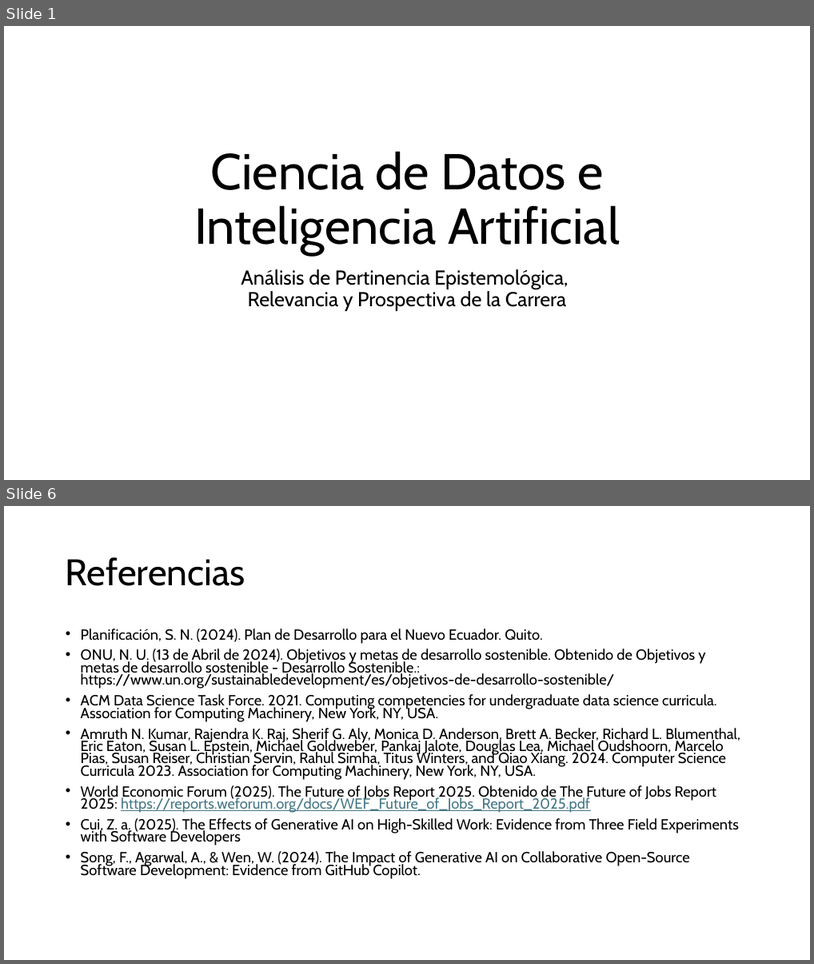
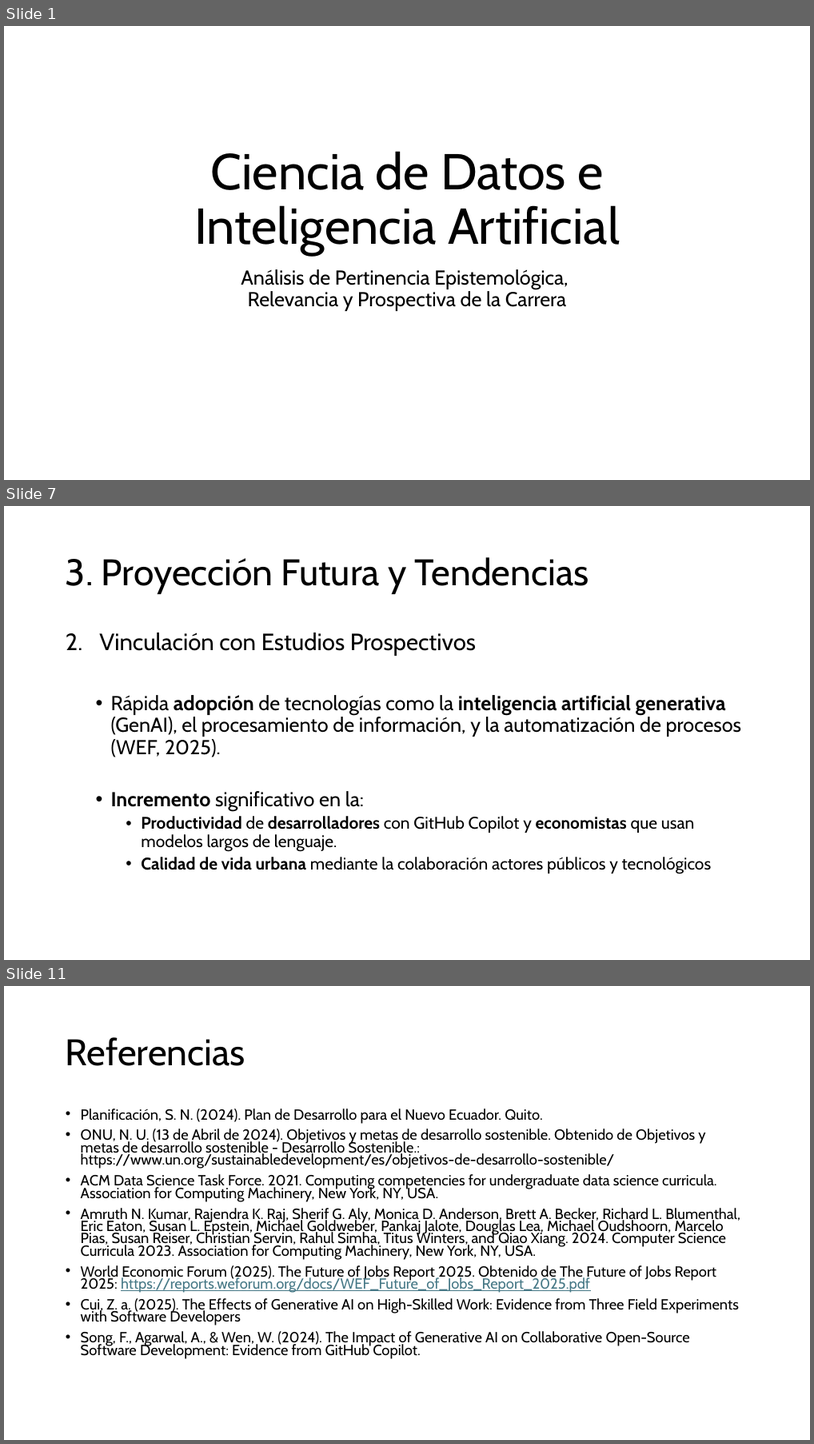
Before and after one commit to aavendan/cdia, a slide deck: 03 Presentación.pptx. Shown one above the other, each under a label of ours: slides 1 and 6 before the commit, slides 1, 7 and 11 after it; the slides between them are not shown. The pictures are 814x964 and 814x1444 pixels, drawn with LibreOffice and Linux fonts; fonts in the diff are those of the drawing. Boxes give left, top, right and bottom in pixels: in the first picture for what was removed or moved away, otherwise in the second. Text is boxed around its words. In the diff, an @@ line names an element or a change of style, - is before the commit and + after.

```diff
--- a/03 Presentación.pptx
+++ b/03 Presentación.pptx
@@ slide 7 added at box(4, 506, 810, 960), background #FFFFFF @@
@@ title added at box(66, 557, 590, 594), 44 pt, text #000000 @@
+3. Proyección Futura y Tendencias
@@ text added at box(99, 632, 742, 874), 24 pt, text #000000 @@
+2. Vinculación con Estudios Prospectivos
+  • Rápida adopción de tecnologías como la inteligencia artificial generativa (GenAI), el procesamiento de información, y la automatización de procesos (WEF, 2025).
+  • Incremento significativo en la:
+    • Productividad de desarrolladores con GitHub Copilot y economistas que usan modelos largos de lenguaje.
+    • Calidad de vida urbana mediante la colaboración actores públicos y tecnológicos
@@ what was slide 6 is now slide 11 @@
```
Also in this commit, not shown: 3 slides changed, 5 other slides added, 1 slide removed.
